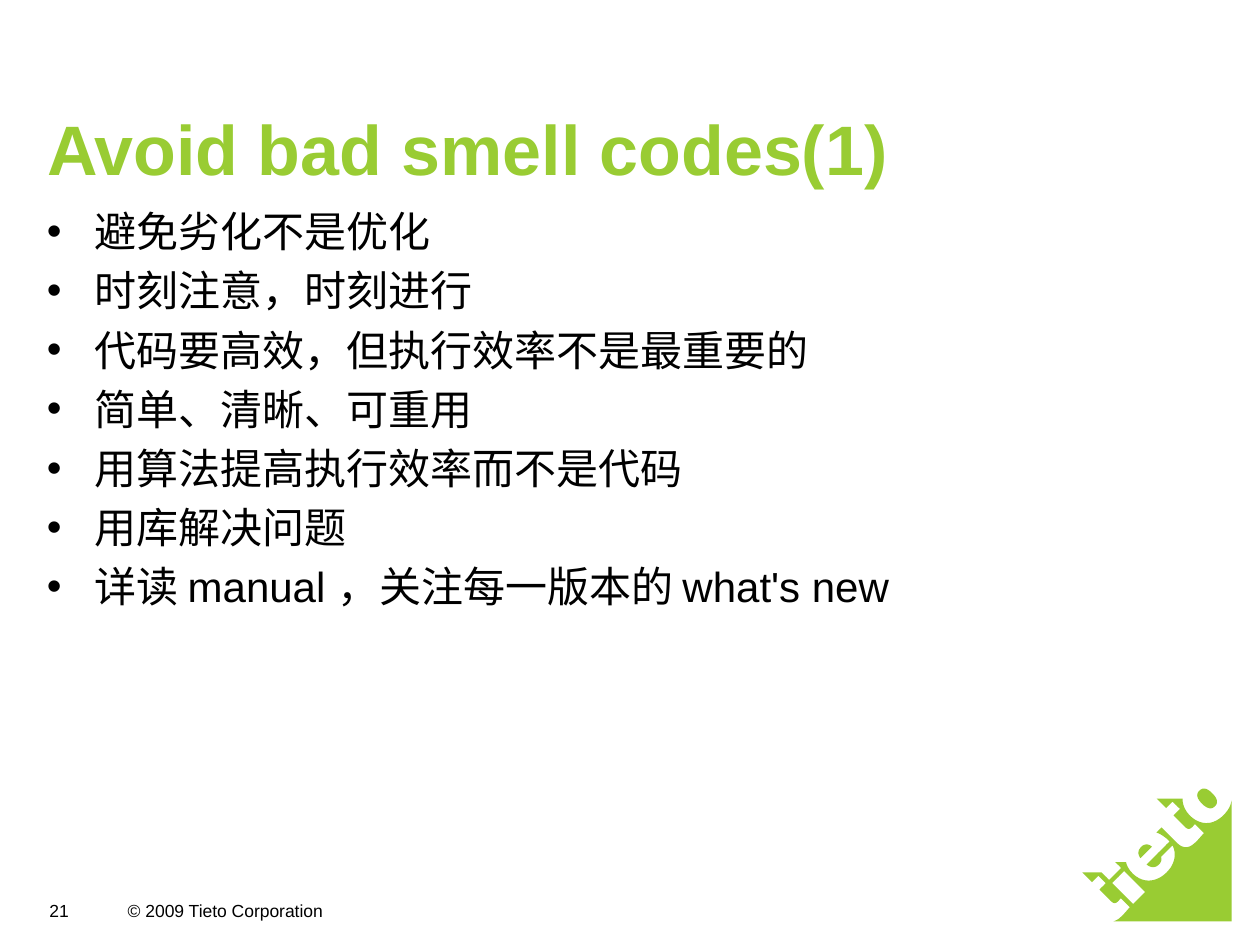
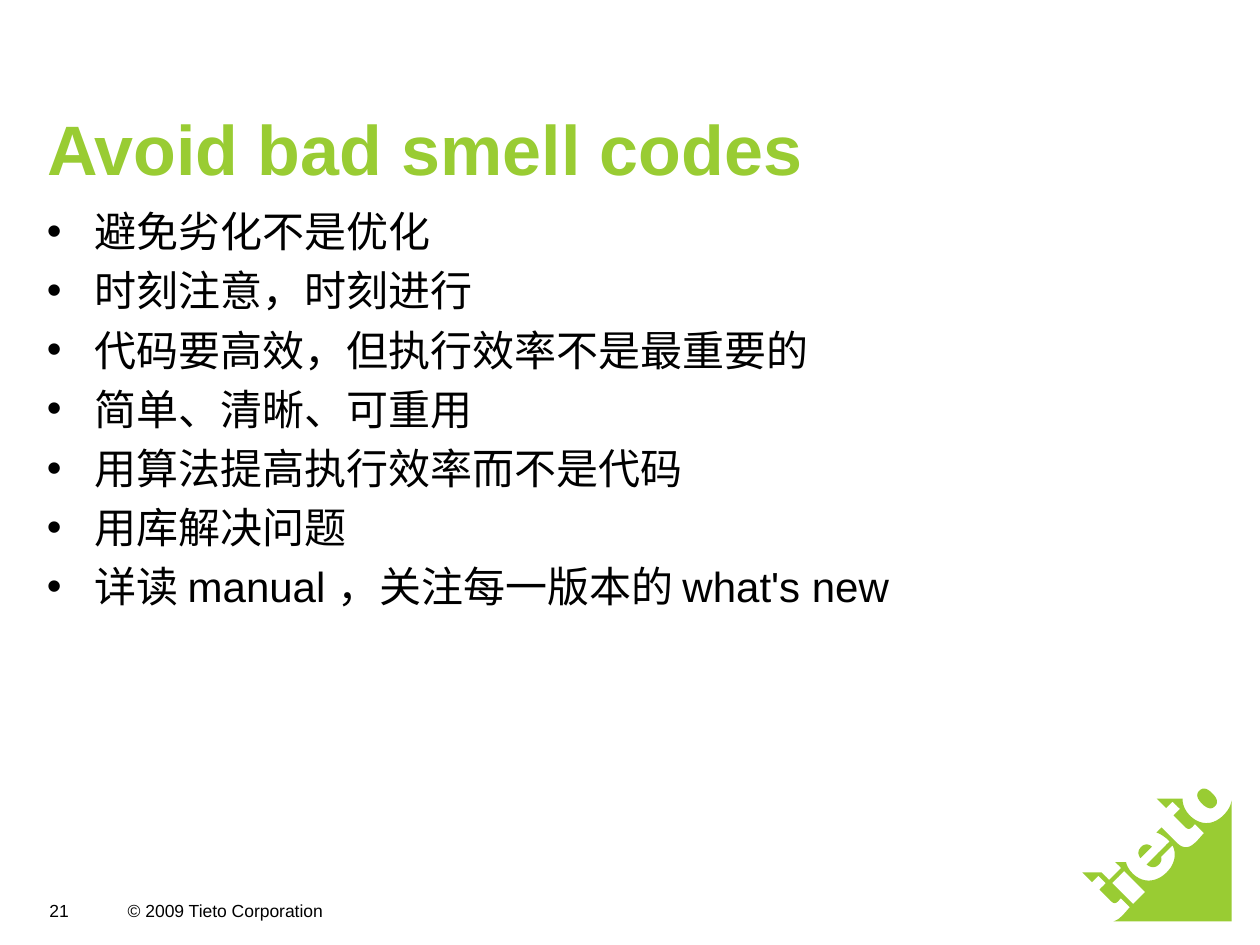
Before and after one commit to freebendy/python, a slide deck: slide 21 of python introduction.ppt. Drawn at 1260x945 pixels with LibreOffice and Linux fonts; fonts in the diff are those of the drawing. Boxes give left, top, right and bottom in pixels: in the first picture for what was removed or moved away, otherwise in the second. Text is boxed around its words. In the diff, an @@ line names an element or a change of style, - is before the commit and + after.

Commit message:
Modify the ppt.

```diff
--- a/python introduction.ppt
+++ b/python introduction.ppt
@@ title at <box>47,124,802,176</box>: text changed @@
-Avoid bad smell codes(1)
+Avoid bad smell codes
```
Also in this commit, not shown: 1 other slide changed, 9 slides added, 2 slides removed, 8 other files.
